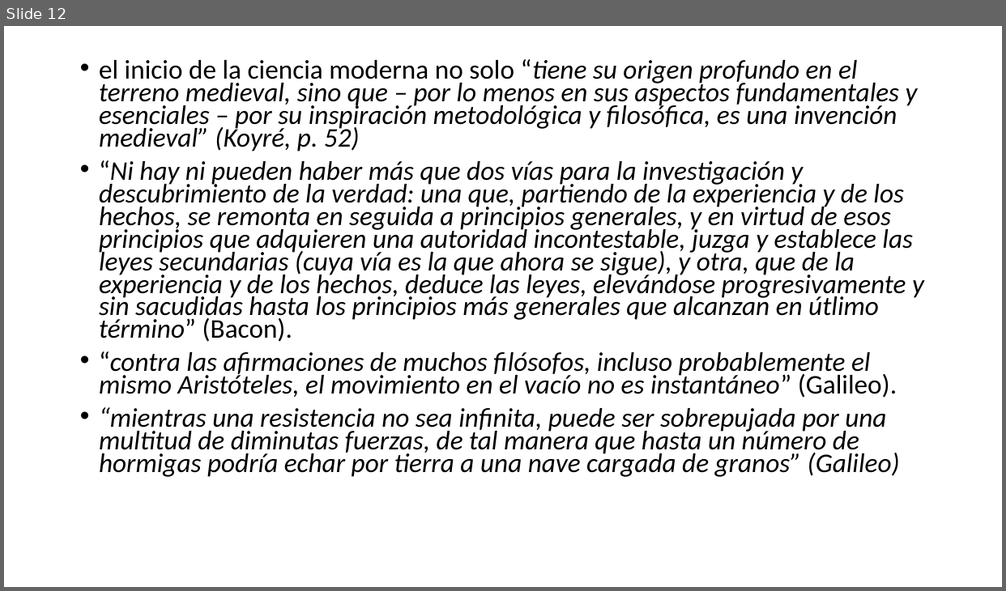
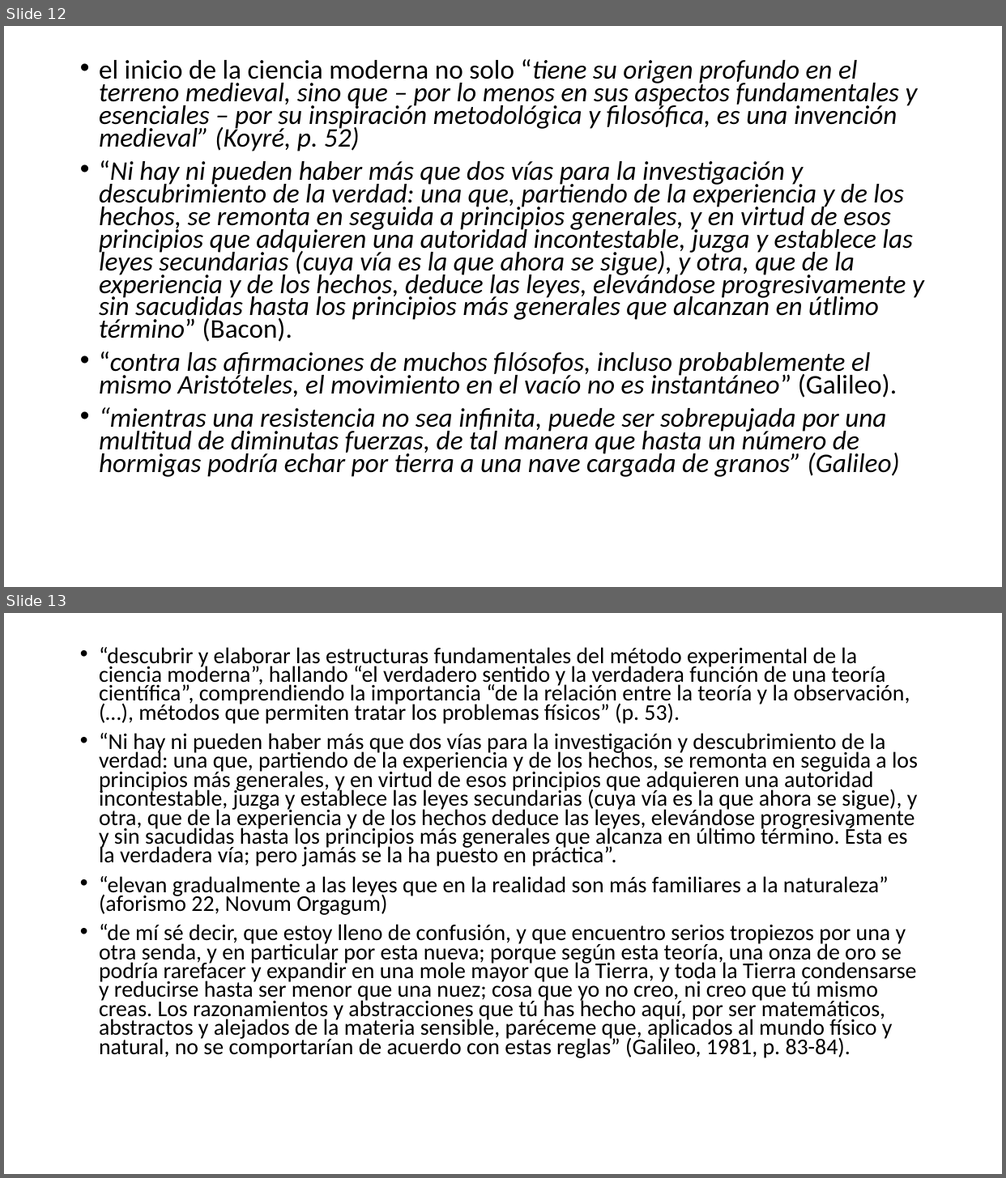
Before and after one commit to zaboltar/zaboltar.github.io, a slide deck: assets uarm/2024 1/moderna/compendio controles 1.pptx. Shown one above the other, each under a label of ours: slide 12 before the commit, slides 12 and 13 after it. The pictures are 1006x591 and 1006x1178 pixels, drawn with LibreOffice and Linux fonts; fonts in the diff are those of the drawing. Boxes give left, top, right and bottom in pixels: in the first picture for what was removed or moved away, otherwise in the second. Text is boxed around its words. In the diff, an @@ line names an element or a change of style, - is before the commit and + after.

```diff
--- a/assets uarm/2024 1/moderna/compendio controles 1.pptx
+++ b/assets uarm/2024 1/moderna/compendio controles 1.pptx
@@ slide 13 added at bbox=[4, 613, 1002, 1174], background #FFFFFF @@
@@ text added at bbox=[99, 647, 918, 1059], 21.7 pt, text #000000 @@
+• “descubrir y elaborar las estructuras fundamentales del método experimental de la ciencia moderna”, hallando “el verdadero sentido y la verdadera función de una teoría científica”, comprendiendo la importancia “de la relación entre la teoría y la observación, (…), métodos que permiten tratar los problemas físicos” (p. 53).
+• “Ni hay ni pueden haber más que dos vías para la investigación y descubrimiento de la verdad: una que, partiendo de la experiencia y de los hechos, se remonta en seguida a los principios más generales, y en virtud de esos principios que adquieren una autoridad incontestable, juzga y establece las leyes secundarias (cuya vía es la que ahora se sigue), y otra, que de la experiencia y de los hechos deduce las leyes, elevándose progresivamente y sin sacudidas hasta los principios más generales que alcanza en último término. Ésta es la verdadera vía; pero jamás se la ha puesto en práctica”.
+• “elevan gradualmente a las leyes que en la realidad son más familiares a la naturaleza” (aforismo 22, Novum Orgagum)
+• “de mí sé decir, que estoy lleno de confusión, y que encuentro serios tropiezos por una y otra senda, y en particular por esta nueva; porque según esta teoría, una onza de oro se podría rarefacer y expandir en una mole mayor que la Tierra, y toda la Tierra condensarse y reducirse hasta ser menor que una nuez; cosa que yo no creo, ni creo que tú mismo creas. Los razonamientos y abstracciones que tú has hecho aquí, por ser matemáticos, abstractos y alejados de la materia sensible, paréceme que, aplicados al mundo físico y natural, no se comportarían de acuerdo con estas reglas” (Galileo, 1981, p. 83-84).
```
Also in this commit, not shown: 1 other slide added, 2 slides removed, 15 other files.
